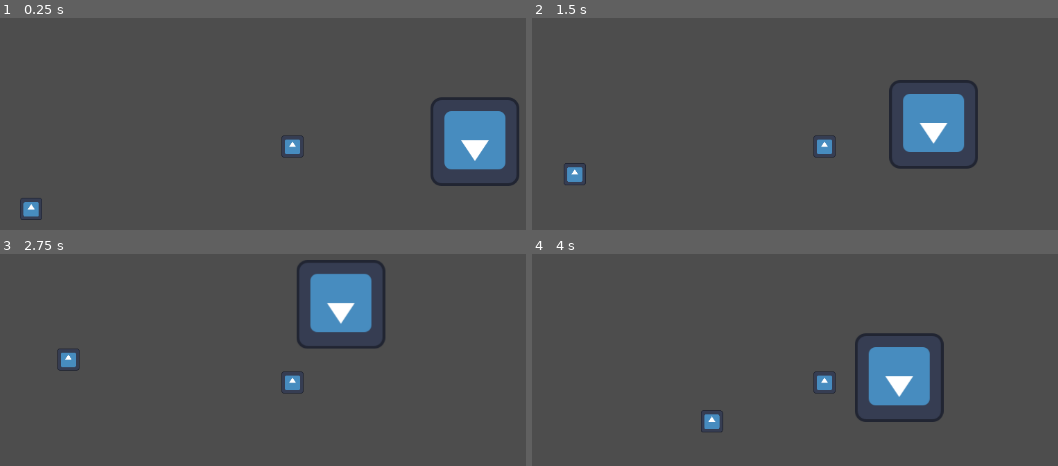
Above: before the commit, frames 1-4 (two rows, left to right).
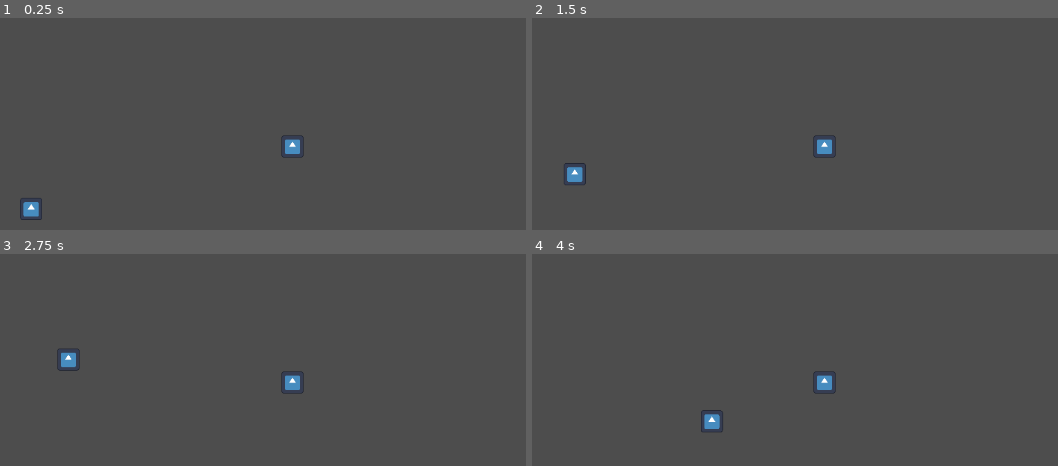
Above: after the commit, the same moments.

Repository: SIN-Studios/Greed
Game: Godot game, scene res://Scenes/Levels/main_level.tscn
Same seed, same stepped clock (60 frames per second), same inputs: the game is played once before the commit and once after it. The engine's default icon, where the game draws it, is replaced by a stand-in: a white triangle on a blue panel in a dark square.
Inputs (mouse positions are in pixels of both pictures, inside the frame that each line leads up to):
- Up to frame 1 (0.25 s): no input
- Up to frame 2 (1.5 s): move the mouse to (1000, 124) at 0.52 s; press the mouse at (1000, 124) at 0.53 s; hold D (move_right) 0.53-1.28 s; move the mouse to (663, 168) at 1.27 s; release the mouse at (663, 168) at 1.28 s; hold S (move_backward) from 1.28 s (still down); click (663, 168) at 1.35 s
- Up to frame 3 (2.75 s): move the mouse to (373, 283) at 2.02 s; release S (move_backward) at 2.03 s; press the mouse at (373, 283) at 2.03 s; hold D (move_right) from 2.03 s (still down)
- Up to frame 4 (4 s): move the mouse to (outside the picture) at 2.77 s; release D (move_right) at 2.78 s; release the mouse at (outside the picture) at 2.78 s; hold W (move_forward) 2.78-3.53 s; click (outside the picture) at 2.85 s; move the mouse to (outside the picture) at 3.52 s; press the mouse at (outside the picture) at 3.53 s; hold A (move_left) from 3.53 s (still down)

The runs differ from the first frame. In frame 1, 4.1% of the frame differs, in the area x 81-99%, y 37-80%; in frame 2, 4.1%; in frame 3, 4.2%, in the area x 56-74%, y 2-45%; in frame 4, 4.2%.

Commit message:
enemy drops

Diff:
--- a/Project/Scenes/Levels/main_level.tscn
+++ b/Project/Scenes/Levels/main_level.tscn
@@ -1,17 +1,15 @@
 [gd_scene format=3 uid="uid://cbm8wkrbhppjn"]
 
 [ext_resource type="PackedScene" uid="uid://xu8pjhossg40" path="res://Scenes/Player/player.tscn" id="1_s08vq"]
-[ext_resource type="Texture2D" uid="uid://bxvua0gasaqjd" path="res://Assets/Sprites/icon.svg" id="2_o3eya"]
-[ext_resource type="PackedScene" uid="uid://dkoprr5x326x8" path="res://Scenes/Player/enemy.tscn" id="3_tgb3g"]
+[ext_resource type="PackedScene" uid="uid://dkoprr5x326x8" path="res://Scenes/Spawnable/enemy.tscn" id="3_tgb3g"]
+[ext_resource type="PackedScene" uid="uid://cdg0mgghwb7fy" path="res://Scenes/Spawnable/item.tscn" id="3_vl75t"]
 
 [node name="main_level" type="Node2D" unique_id=1361892302]
-
-[node name="Sprite2D" type="Sprite2D" parent="." unique_id=798973066]
-position = Vector2(263, -7)
-rotation = -3.1415925
-texture = ExtResource("2_o3eya")
 
 [node name="player" parent="." unique_id=1334899193 instance=ExtResource("1_s08vq")]
 
 [node name="enemy" parent="." unique_id=1785780369 instance=ExtResource("3_tgb3g")]
 position = Vector2(-401, 96)
+
+[node name="item" parent="." unique_id=1286413482 instance=ExtResource("3_vl75t")]
+position = Vector2(-824, 28)
--- /dev/null
+++ b/Project/Scenes/Spawnable/item.tscn
@@ -0,0 +1,31 @@
+[gd_scene format=3 uid="uid://cdg0mgghwb7fy"]
+
+[ext_resource type="Texture2D" uid="uid://bxvua0gasaqjd" path="res://Assets/Sprites/icon.svg" id="1_5etqo"]
+[ext_resource type="Script" uid="uid://cuk8g8o5tm540" path="res://Scripts/Attached/item.gd" id="1_rira6"]
+
+[sub_resource type="CircleShape2D" id="CircleShape2D_1nyum"]
+
+[sub_resource type="CircleShape2D" id="CircleShape2D_5etqo"]
+radius = 200.0
+
+[node name="item" type="Node2D" unique_id=1286413482]
+script = ExtResource("1_rira6")
+
+[node name="Sprite2D" type="Sprite2D" parent="." unique_id=464780554]
+rotation = -1.5707964
+scale = Vector2(0.1, 0.1)
+texture = ExtResource("1_5etqo")
+
+[node name="Area2D" type="Area2D" parent="." unique_id=1771012388]
+
+[node name="CollisionShape2D" type="CollisionShape2D" parent="Area2D" unique_id=655153126]
+shape = SubResource("CircleShape2D_1nyum")
+
+[node name="collection_range" type="Area2D" parent="." unique_id=734438668]
+
+[node name="CollisionShape2D" type="CollisionShape2D" parent="collection_range" unique_id=1581641770]
+shape = SubResource("CircleShape2D_5etqo")
+
+[connection signal="body_entered" from="Area2D" to="." method="_on_area_2d_body_entered"]
+[connection signal="body_entered" from="collection_range" to="." method="_on_collection_range_body_entered"]
+[connection signal="body_exited" from="collection_range" to="." method="_on_collection_range_body_exited"]
--- a/Project/Scripts/Attached/enemy.gd
+++ b/Project/Scripts/Attached/enemy.gd
@@ -6,8 +6,10 @@
 const slipperiness_factor: int = 10 #Higher is more slippery
 const enemy_damage: int = 10
 var direction: Vector2
-var player: Node2D
+var player: CharacterBody2D
 var health: int = 100
+
+var item: PackedScene = preload("res://Scenes/Spawnable/item.tscn")
 
 func _ready() -> void:
 	player = get_tree().get_first_node_in_group("player")
@@ -32,8 +34,15 @@
 	print("enemy ", health)
 	health -= damage
 	if health <= 0:
-		print("enemy died")
-
-
+		enemy_die()
 	#knockback enemy
 	speed_multuplier = -10
+
+func enemy_die():
+	summon_item()
+	queue_free()
+
+func summon_item():
+	var new_item = item.instantiate()
+	new_item.global_position = global_position
+	call_deferred("add_sibling", new_item)
--- a/Project/Scripts/Attached/hand.gd
+++ b/Project/Scripts/Attached/hand.gd
@@ -3,11 +3,15 @@
 @onready var weapon: Node2D = $knife/Area2D/CollisionShape2D
 const weapon_damage: int = 20
 
+func _ready() -> void:
+	weapon.disabled = true
+
 func _process(_delta: float) -> void:
 	look_at(get_global_mouse_position())
-	if Input.is_action_pressed("left_click"):
+	if Input.is_action_just_pressed("left_click"):
 		weapon.disabled = false
 	elif weapon.disabled == false:
+		await get_tree().create_timer(0.1).timeout
 		weapon.disabled = true
 
 
@@ -16,3 +20,4 @@
 		@warning_ignore("narrowing_conversion")
 		var new_damage: int = weapon_damage * randf_range(0.8,1.2)
 		SignalManager.enemy_take_damage.emit(new_damage)
+		weapon.disabled = true
--- /dev/null
+++ b/Project/Scripts/Attached/item.gd
@@ -0,0 +1,30 @@
+extends Node2D
+
+var player: CharacterBody2D
+const speed: int = 1.5
+var acceleration: float
+var player_in_range: bool = false
+
+func _ready() -> void:
+	player = get_tree().get_first_node_in_group("player")
+
+
+func _on_area_2d_body_entered(body: Node2D) -> void:
+	SignalManager.player_picks_up_item.emit()
+	queue_free()
+
+
+func _on_collection_range_body_entered(body: Node2D) -> void:
+	if body == player:
+		player_in_range = true
+
+func _on_collection_range_body_exited(body: Node2D) -> void:
+	if body == player:
+		player_in_range = false
+
+func _physics_process(delta: float) -> void:
+	if player_in_range:
+		var direction = global_position.direction_to(player.global_position)
+		var distance_to_player = global_position.distance_to(player.global_position)
+		print(distance_to_player)
+		global_position += direction * speed * delta * (200 - distance_to_player)
--- a/Project/Scripts/Detatched/signal_manager.gd
+++ b/Project/Scripts/Detatched/signal_manager.gd
@@ -3,3 +3,4 @@
 signal player_take_damage
 signal enemy_take_damage
 signal player_knife_attack
+signal player_picks_up_item
Renamed: Project/Scenes/Player/enemy.tscn -> Project/Scenes/Spawnable/enemy.tscn
Not shown, added: Project/Scripts/Attached/item.gd.uid
